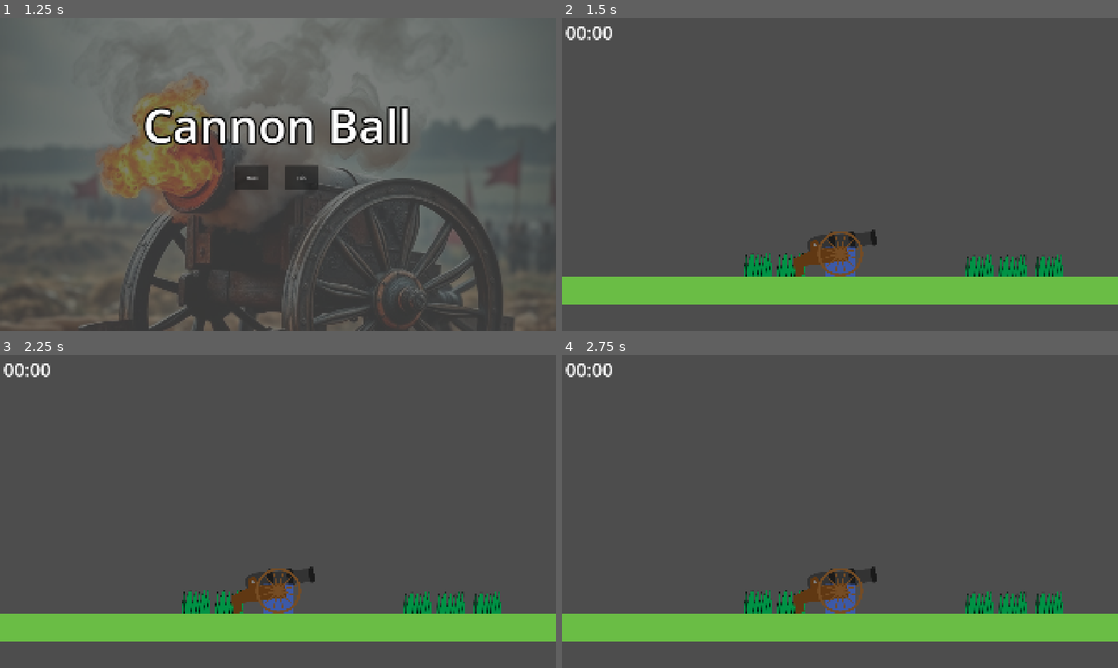
Above: before the commit, frames 1-4 (two rows, left to right).
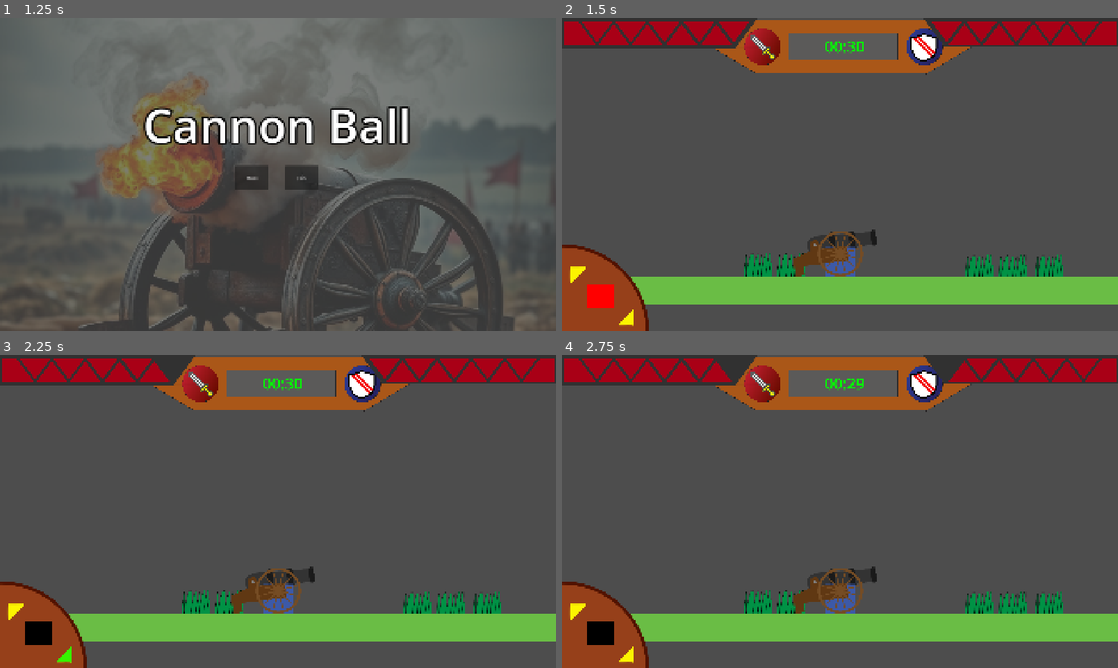
Above: after the commit, the same moments.

Repository: JasontreksC/CannonBall
Game: Godot game, scene res://Scene/cannon_ball.tscn
Two runs of this game, one before a commit and one after it. Both use one fixed random seed, a clock stepped at 60 frames per second and the inputs below.
Inputs (mouse positions are in pixels of both pictures, inside the frame that each line leads up to):
- Up to frame 1 (1.25 s): tap Enter at 0.5 s; move the mouse to (400, 158) at 0.52 s; hold D (right) from 0.53 s (still down); hold Left (decrease_hp, bound only after the commit) from 0.53 s (still down); tap E (handle) at 0.6 s
- Up to frame 2 (1.5 s): release D (right) at 1.25 s; release Left (decrease_hp, bound only after the commit) at 1.25 s; click "Host" at 1.25 s
- Up to frame 3 (2.25 s): tap Space at 2 s; move the mouse to (166, 527) at 2.02 s; hold Down (Down, bound only after the commit) from 2.03 s (still down); tap Left (decrease_hp, bound only after the commit) at 2.1 s
- Up to frame 4 (2.75 s): keep holding Down (Down, bound only after the commit); tap Right (decrease_hp2, bound only after the commit) at 2.3 s

Frame 1 is identical in both runs. In frame 2, 14% of the frame differs, in the area x 0-100%, y 0-100%; in frame 3, 14%; in frame 4, 14%.

Commit message:
feat: UI

Diff:
--- /dev/null
+++ b/CannonBall/Scene/UI.tscn
@@ -0,0 +1,190 @@
+[gd_scene load_steps=11 format=3 uid="uid://b5gr7cn7phhwc"]
+
+[ext_resource type="Texture2D" uid="uid://qr5r40uufke2" path="res://Asset/HP/HpBar.png" id="1_3b2b5"]
+[ext_resource type="Script" uid="uid://dcxluoedtdx8l" path="res://Script/ui.gd" id="1_g6l6n"]
+[ext_resource type="Texture2D" uid="uid://c5em18m15fbb8" path="res://Asset/prototype_object/Ffight_time_ui.png" id="2_fv4t1"]
+[ext_resource type="Texture2D" uid="uid://bpcpewqwd7cnn" path="res://Asset/prototype_object/DEF.png" id="3_jg4dc"]
+[ext_resource type="Texture2D" uid="uid://5a4so6tqvr8f" path="res://Asset/HP/HP_10.png" id="4_i3p7b"]
+[ext_resource type="Texture2D" uid="uid://bhssjcwclbygk" path="res://Asset/HP/HP_BK.png" id="4_vrfts"]
+[ext_resource type="Texture2D" uid="uid://b4qyt66jwdgol" path="res://Asset/prototype_object/ATK.png" id="4_xql8a"]
+[ext_resource type="Texture2D" uid="uid://cjuswftc73knu" path="res://Asset/BallUI.png" id="5_fau5c"]
+[ext_resource type="Texture2D" uid="uid://cp3nylb3saeum" path="res://Asset/BallUIarrow.png" id="6_nq5m3"]
+
+[sub_resource type="LabelSettings" id="LabelSettings_i3p7b"]
+font_size = 180
+font_color = Color(0, 1, 0, 1)
+
+[node name="UI" type="Control"]
+layout_mode = 3
+anchors_preset = 15
+anchor_right = 1.0
+anchor_bottom = 1.0
+grow_horizontal = 2
+grow_vertical = 2
+script = ExtResource("1_g6l6n")
+
+[node name="PlayUI" type="Sprite2D" parent="."]
+position = Vector2(964, 98)
+scale = Vector2(0.3, 0.3)
+texture = ExtResource("2_fv4t1")
+
+[node name="Def" type="Sprite2D" parent="PlayUI"]
+position = Vector2(955.117, -0.783325)
+texture = ExtResource("3_jg4dc")
+
+[node name="Atk" type="Sprite2D" parent="PlayUI"]
+position = Vector2(-908.55, -0.783325)
+texture = ExtResource("4_xql8a")
+
+[node name="Time" type="Label" parent="PlayUI"]
+offset_left = -193.333
+offset_top = -130.0
+offset_right = 266.667
+offset_bottom = 116.0
+text = "00:00"
+label_settings = SubResource("LabelSettings_i3p7b")
+
+[node name="HP" type="Node" parent="."]
+
+[node name="HpBar1" type="Sprite2D" parent="HP"]
+position = Vector2(337.5, 51)
+scale = Vector2(0.75, 1)
+texture = ExtResource("1_3b2b5")
+
+[node name="HpBk100" type="Sprite2D" parent="HP/HpBar1"]
+position = Vector2(50, 0)
+rotation = 3.14159
+scale = Vector2(1, -1)
+texture = ExtResource("4_vrfts")
+
+[node name="HpBk90" type="Sprite2D" parent="HP/HpBar1"]
+position = Vector2(-31, 1.00004)
+rotation = -3.14159
+texture = ExtResource("4_vrfts")
+
+[node name="HpBk80" type="Sprite2D" parent="HP/HpBar1"]
+position = Vector2(-110, 0)
+rotation = 3.14159
+scale = Vector2(1, -1)
+texture = ExtResource("4_vrfts")
+
+[node name="HpBk70" type="Sprite2D" parent="HP/HpBar1"]
+position = Vector2(-191, 1.00004)
+rotation = -3.14159
+texture = ExtResource("4_vrfts")
+
+[node name="HpBk60" type="Sprite2D" parent="HP/HpBar1"]
+position = Vector2(-270, 0)
+rotation = 3.14159
+scale = Vector2(1, -1)
+texture = ExtResource("4_vrfts")
+
+[node name="HpBk50" type="Sprite2D" parent="HP/HpBar1"]
+position = Vector2(231, 1.00004)
+scale = Vector2(1, -1)
+texture = ExtResource("4_vrfts")
+
+[node name="HpBk40" type="Sprite2D" parent="HP/HpBar1"]
+position = Vector2(155, 0)
+texture = ExtResource("4_vrfts")
+
+[node name="HpBk30" type="Sprite2D" parent="HP/HpBar1"]
+position = Vector2(77, 1.00004)
+scale = Vector2(1, -1)
+texture = ExtResource("4_vrfts")
+
+[node name="HpBk20" type="Sprite2D" parent="HP/HpBar1"]
+texture = ExtResource("4_vrfts")
+
+[node name="HpBk10" type="Sprite2D" parent="HP/HpBar1"]
+texture = ExtResource("4_i3p7b")
+
+[node name="HpBar2" type="Sprite2D" parent="HP"]
+position = Vector2(1582.5, 50)
+scale = Vector2(-0.75, 1)
+texture = ExtResource("1_3b2b5")
+
+[node name="HpBk100" type="Sprite2D" parent="HP/HpBar2"]
+position = Vector2(50, 0)
+rotation = 3.14159
+scale = Vector2(1, -1)
+texture = ExtResource("4_vrfts")
+
+[node name="HpBk90" type="Sprite2D" parent="HP/HpBar2"]
+position = Vector2(-31, 1.00004)
+rotation = -3.14159
+texture = ExtResource("4_vrfts")
+
+[node name="HpBk80" type="Sprite2D" parent="HP/HpBar2"]
+position = Vector2(-110, 0)
+rotation = 3.14159
+scale = Vector2(1, -1)
+texture = ExtResource("4_vrfts")
+
+[node name="HpBk70" type="Sprite2D" parent="HP/HpBar2"]
+position = Vector2(-191, 1.00004)
+rotation = -3.14159
+texture = ExtResource("4_vrfts")
+
+[node name="HpBk60" type="Sprite2D" parent="HP/HpBar2"]
+position = Vector2(-270, 0)
+rotation = 3.14159
+scale = Vector2(1, -1)
+texture = ExtResource("4_vrfts")
+
+[node name="HpBk50" type="Sprite2D" parent="HP/HpBar2"]
+position = Vector2(231, 1.00004)
+scale = Vector2(1, -1)
+texture = ExtResource("4_vrfts")
+
+[node name="HpBk40" type="Sprite2D" parent="HP/HpBar2"]
+position = Vector2(155, 0)
+texture = ExtResource("4_vrfts")
+
+[node name="HpBk30" type="Sprite2D" parent="HP/HpBar2"]
+position = Vector2(77, 1.00004)
+scale = Vector2(1, -1)
+texture = ExtResource("4_vrfts")
+
+[node name="HpBk20" type="Sprite2D" parent="HP/HpBar2"]
+texture = ExtResource("4_vrfts")
+
+[node name="HpBk10" type="Sprite2D" parent="HP/HpBar2"]
+texture = ExtResource("4_i3p7b")
+
+[node name="BallUi" type="Sprite2D" parent="."]
+position = Vector2(150, 930)
+rotation = 1.5708
+texture = ExtResource("5_fau5c")
+
+[node name="Ball" type="ColorRect" parent="BallUi"]
+offset_left = -10.0
+offset_top = -28.0
+offset_right = 69.0
+offset_bottom = 64.0
+
+[node name="BallUIarrow1" type="Sprite2D" parent="BallUi"]
+position = Vector2(-50.934, 102.934)
+rotation = -2.35619
+scale = Vector2(0.5, 0.5)
+texture = ExtResource("6_nq5m3")
+
+[node name="BallUIarrow1click" type="Sprite2D" parent="BallUi"]
+modulate = Color(0.211765, 1, 1, 1)
+position = Vector2(-50.934, 102.934)
+rotation = -2.35619
+scale = Vector2(0.5, 0.5)
+texture = ExtResource("6_nq5m3")
+
+[node name="BallUIarrow2" type="Sprite2D" parent="BallUi"]
+position = Vector2(109.066, -77.066)
+rotation = 0.785398
+scale = Vector2(0.5, 0.5)
+texture = ExtResource("6_nq5m3")
+
+[node name="BallUIarrow2click" type="Sprite2D" parent="BallUi"]
+modulate = Color(0.211765, 1, 1, 1)
+position = Vector2(109.066, -77.066)
+rotation = 0.785398
+scale = Vector2(0.5, 0.5)
+texture = ExtResource("6_nq5m3")
--- a/CannonBall/Scene/in_game_ui.tscn
+++ b/CannonBall/Scene/in_game_ui.tscn
@@ -2,6 +2,7 @@
 
 [ext_resource type="Script" uid="uid://ixe6f0c8mtv7" path="res://Script/in_game_ui.gd" id="1_3xi00"]
 [ext_resource type="Shader" uid="uid://wjo8ajiaduq4" path="res://Shader/telescope_hole.gdshader" id="2_wpxio"]
+[ext_resource type="PackedScene" uid="uid://b5gr7cn7phhwc" path="res://Scene/UI.tscn" id="3_quy4v"]
 
 [sub_resource type="ShaderMaterial" id="ShaderMaterial_ms5rh"]
 shader = ExtResource("2_wpxio")
@@ -11,9 +12,6 @@
 shader_parameter/cross_color = Vector4(0, 0, 0, 1)
 shader_parameter/bg_color = Color(0, 0, 0, 1)
 shader_parameter/transparency_color = Color(0, 0, 0, 0)
-
-[sub_resource type="LabelSettings" id="LabelSettings_3xi00"]
-font_size = 64
 
 [node name="InGameUI" type="Control"]
 layout_mode = 3
@@ -50,11 +48,5 @@
 
 [node name="Camera2D" type="Camera2D" parent="Telescope/SubViewportContainer/SubViewport"]
 
-[node name="GameTime" type="Label" parent="."]
-layout_mode = 0
-offset_left = 11.0
-offset_top = 4.0
-offset_right = 175.0
-offset_bottom = 92.0
-text = "00:00"
-label_settings = SubResource("LabelSettings_3xi00")
+[node name="UI" parent="." instance=ExtResource("3_quy4v")]
+layout_mode = 1
--- /dev/null
+++ b/CannonBall/Script/hp.gd
@@ -0,0 +1,11 @@
+extends Node
+
+
+# Called when the node enters the scene tree for the first time.
+func _ready() -> void:
+	pass # Replace with function body.
+
+
+# Called every frame. 'delta' is the elapsed time since the previous frame.
+func _process(delta: float) -> void:
+	pass
--- a/CannonBall/Script/player.gd
+++ b/CannonBall/Script/player.gd
@@ -9,6 +9,7 @@
 var isInCannon: bool = false
 var stateMachine: StateMachine = StateMachine.new()
 var isAttack: bool = true
+var HP: int = 100;
 
 @export var psCMC: PackedScene
 
--- /dev/null
+++ b/CannonBall/Script/ui.gd
@@ -0,0 +1,143 @@
+extends Control
+
+var hp_step1 := 100
+var hp_step2 := 100
+
+const TURN_TIME := 30
+@onready var time_label := $PlayUI/Time
+@onready var def_ui := $PlayUI/Def
+@onready var atk_ui := $PlayUI/Atk
+
+var timer := TURN_TIME
+var attacking_player := 1
+var _timer : Timer
+
+@onready var arrow1_click = $BallUi/BallUIarrow1click
+@onready var arrow2_click = $BallUi/BallUIarrow2click
+@onready var ball = $BallUi/Ball
+
+var click_show_time := 0.2
+var ball_state := 1 # 1~3
+
+# 위치 저장용
+var def_pos := Vector2()
+var atk_pos := Vector2()
+
+func _ready():
+	# Def/Atk의 초기 위치 저장
+	def_pos = def_ui.position
+	atk_pos = atk_ui.position
+
+	# HP바 초기화
+	for i in range(100, 0, -10):
+		var node_name1 = "HP/HpBar1/HpBk%d" % i
+		var node1 = get_node_or_null(node_name1)
+		if node1:
+			node1.modulate.a = 1.0
+		var node_name2 = "HP/HpBar2/HpBk%d" % i
+		var node2 = get_node_or_null(node_name2)
+		if node2:
+			node2.modulate.a = 1.0
+
+	start_turn(attacking_player)
+
+	_timer = Timer.new()
+	_timer.wait_time = 1.0
+	_timer.one_shot = false
+	_timer.autostart = true
+	add_child(_timer)
+	_timer.timeout.connect(_on_timer_tick)
+
+	if arrow1_click:
+		arrow1_click.modulate.a = 0.0
+	if arrow2_click:
+		arrow2_click.modulate.a = 0.0
+
+	update_ball_color()
+
+func _unhandled_input(event):
+	if event.is_action_pressed("decrease_hp"):
+		var node_name1 = "HP/HpBar1/HpBk%d" % hp_step1
+		var node1 = get_node_or_null(node_name1)
+		if node1:
+			node1.modulate.a = 0.0
+		hp_step1 -= 10
+	elif event.is_action_pressed("decrease_hp2"):
+		var node_name2 = "HP/HpBar2/HpBk%d" % hp_step2
+		var node2 = get_node_or_null(node_name2)
+		if node2:
+			node2.modulate.a = 0.0
+		hp_step2 -= 10
+	elif event.is_action_pressed("Up"):
+		show_arrow1_click()
+		increase_ball_state()
+	elif event.is_action_pressed("Down"):
+		show_arrow2_click()
+		decrease_ball_state()
+
+func start_turn(player_num):
+	timer = TURN_TIME
+	update_time_label()
+	attacking_player = player_num
+
+	# 턴에 따라 Def와 Atk 위치 스왑
+	if attacking_player == 1:
+		atk_ui.position = atk_pos
+		def_ui.position = def_pos
+	else:
+		atk_ui.position = def_pos
+		def_ui.position = atk_pos
+
+func _on_timer_tick():
+	timer -= 1
+	if timer < 0:
+		attacking_player = 2 if attacking_player == 1 else 1
+		start_turn(attacking_player)
+	else:
+		update_time_label()
+
+func update_time_label():
+	var min = timer / 60
+	var sec = timer % 60
+	time_label.text = "%02d:%02d" % [min, sec]
+
+func show_arrow1_click():
+	if arrow1_click:
+		arrow1_click.modulate.a = 1.0
+		var timer := get_tree().create_timer(click_show_time)
+		timer.timeout.connect(_on_arrow1_timer_timeout)
+
+func _on_arrow1_timer_timeout():
+	if arrow1_click:
+		arrow1_click.modulate.a = 0.0
+
+func show_arrow2_click():
+	if arrow2_click:
+		arrow2_click.modulate.a = 1.0
+		var timer := get_tree().create_timer(click_show_time)
+		timer.timeout.connect(_on_arrow2_timer_timeout)
+
+func _on_arrow2_timer_timeout():
+	if arrow2_click:
+		arrow2_click.modulate.a = 0.0
+
+func increase_ball_state():
+	ball_state += 1
+	if ball_state > 3:
+		ball_state = 1
+	update_ball_color()
+
+func decrease_ball_state():
+	ball_state -= 1
+	if ball_state < 1:
+		ball_state = 3
+	update_ball_color()
+
+func update_ball_color():
+	match ball_state:
+		1:
+			ball.color = Color(1,0,0) # 붉은색
+		2:
+			ball.color = Color(0,1,0) # 초록색
+		3:
+			ball.color = Color(0,0,0) # 검정색
--- a/CannonBall/project.godot
+++ b/CannonBall/project.godot
@@ -62,6 +62,26 @@
 "events": [Object(InputEventMouseButton,"resource_local_to_scene":false,"resource_name":"","device":-1,"window_id":0,"a …(253 unchanged characters)…
 ]
 }
+decrease_hp={
+"deadzone": 0.2,
+"events": [Object(InputEventKey,"resource_local_to_scene":false,"resource_name":"","device":-1,"window_id":0,"alt_pressed":false,"shift_pressed":false,"ctrl_pressed":false,"meta_pressed":false,"pressed":false,"keycode":0,"physical_keycode":4194319,"key_label":0,"unicode":0,"location":0,"echo":false,"script":null)
+]
+}
+decrease_hp2={
+"deadzone": 0.2,
+"events": [Object(InputEventKey,"resource_local_to_scene":false,"resource_name":"","device":-1,"window_id":0,"alt_pressed":false,"shift_pressed":false,"ctrl_pressed":false,"meta_pressed":false,"pressed":false,"keycode":0,"physical_keycode":4194321,"key_label":0,"unicode":0,"location":0,"echo":false,"script":null)
+]
+}
+Up={
+"deadzone": 0.2,
+"events": [Object(InputEventKey,"resource_local_to_scene":false,"resource_name":"","device":-1,"window_id":0,"alt_pressed":false,"shift_pressed":false,"ctrl_pressed":false,"meta_pressed":false,"pressed":false,"keycode":0,"physical_keycode":4194320,"key_label":0,"unicode":0,"location":0,"echo":false,"script":null)
+]
+}
+Down={
+"deadzone": 0.2,
+"events": [Object(InputEventKey,"resource_local_to_scene":false,"resource_name":"","device":-1,"window_id":0,"alt_pressed":false,"shift_pressed":false,"ctrl_pressed":false,"meta_pressed":false,"pressed":false,"keycode":0,"physical_keycode":4194322,"key_label":0,"unicode":0,"location":0,"echo":false,"script":null)
+]
+}
 
 [rendering]
 
Binary file added: CannonBall/Asset/BallUI.png
Not shown, added: CannonBall/Asset/BallUI.png.import
Binary file added: CannonBall/Asset/BallUIarrow.png
Not shown, added: CannonBall/Asset/BallUIarrow.png.import
Binary file added: CannonBall/Asset/HP/HP.png
Not shown, added: CannonBall/Asset/HP/HP.png.import
Binary file added: CannonBall/Asset/HP/HP_1.png
Not shown, added: CannonBall/Asset/HP/HP_1.png.import
Binary file added: CannonBall/Asset/HP/HP_10.png
Not shown, added: CannonBall/Asset/HP/HP_10.png.import
Binary file added: CannonBall/Asset/HP/HP_BK.png
Not shown, added: CannonBall/Asset/HP/HP_BK.png.import
(and 13 more such lines)
